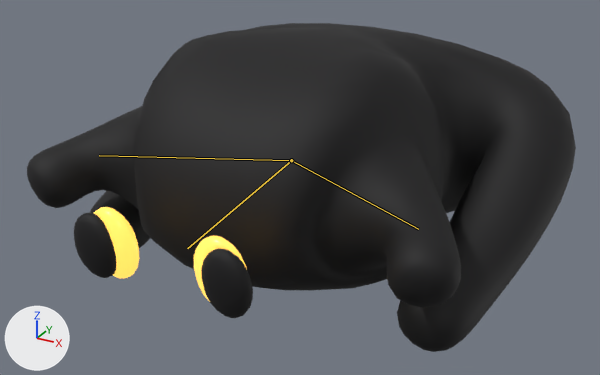
Two versions of the glTF model public/models/kageboushi.glb, one commit apart.
Before and after are seen from a 50 mm lens placed at (0.341, -0.656, 0.374), pointed at (0.006, -0.048, 0.07). Every picture has the same lights, and +X, +Y and +Z are marked at lower left. The older version comes first. Both versions are drawn at frame 13 of the action 'attack'; the numbers are the values there. The bones that change are drawn over the model as lines.

Names of what the first picture shows: 'kageboushi'.
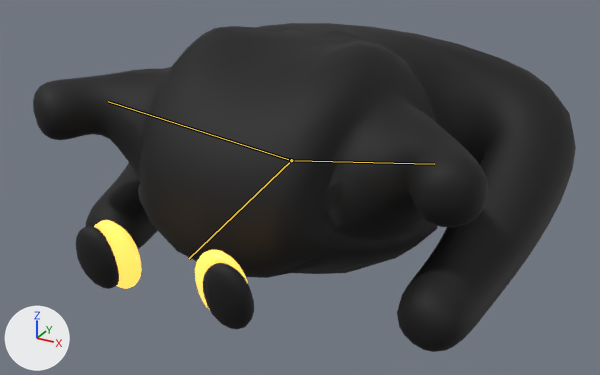
The edits, one by one:
Bone 'chest-head' (bone_chest_head) turns from (7, 0, 0) to (10, 0, 0) degrees about its own x, y and z.
Bone 'chest-armF.L' (bone_chest_armf_l) turns from (18, 0, -5) to (34, 0, -8) degrees about its own x, y and z.
Bone 'chest-armF.R' (bone_chest_armf_r) turns from (18, 0, 5) to (34, 0, 8) degrees about its own x, y and z.

Pixel boxes (x1, y1, x2, y2) of what changed, in the pictures (600 x 375 px):
'kageboushi', posed
    before: (27, 23, 576, 352)
    after: (33, 23, 576, 352)
bone 'chest-head', root to tip
    before: (291, 160) to (187, 248)
    after: (291, 160) to (189, 258)
bone 'chest-armF.L', root to tip
    before: (291, 160) to (418, 229)
    after: (291, 160) to (434, 164)
bone 'chest-armF.R', root to tip
    before: (291, 160) to (99, 155)
    after: (291, 160) to (108, 101)
